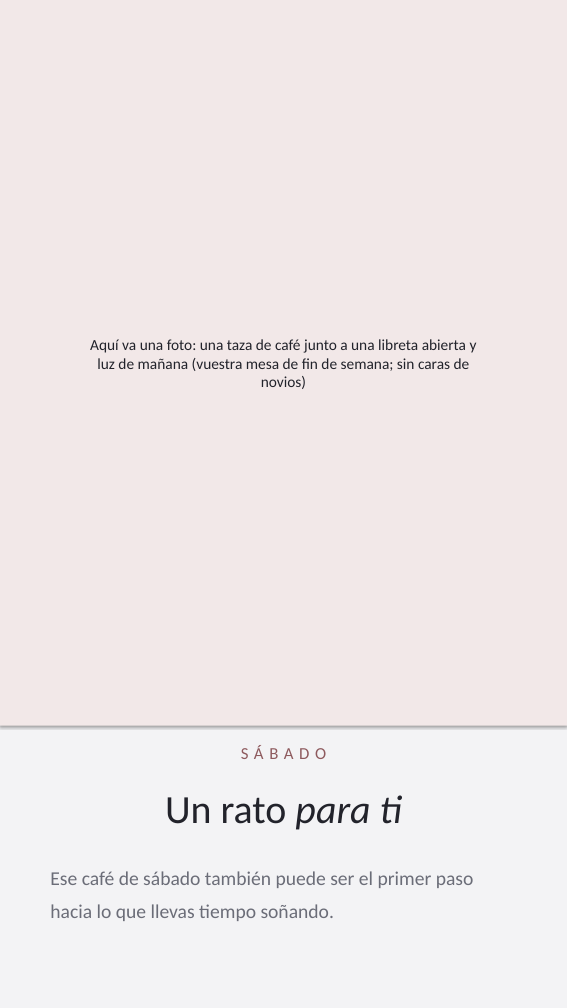
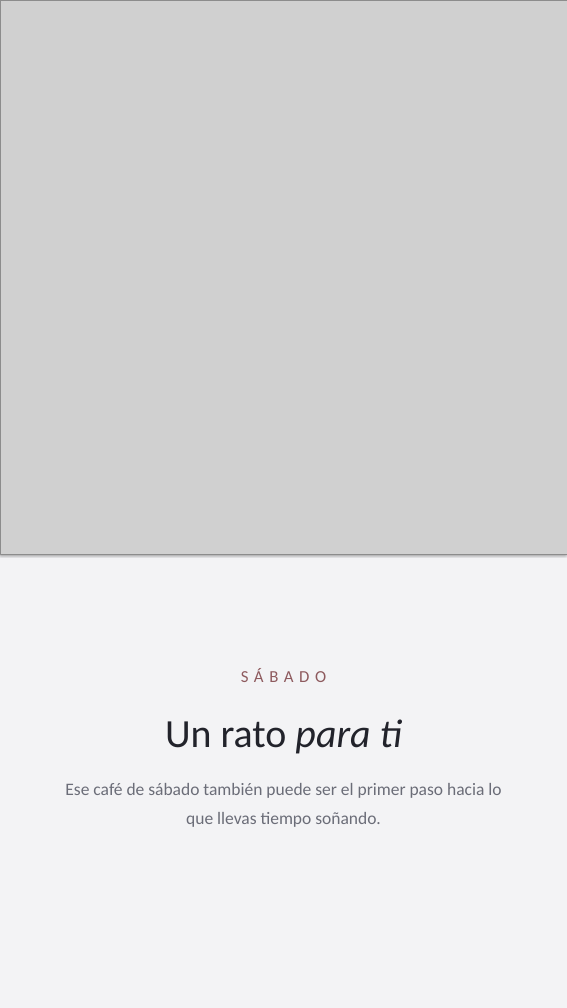
Before and after one commit to NDAEVENTS/NUBES-SCHOOL, a slide deck: slide 1 of public/ig/2026-10-31-listas/stories-canva.pptx. Drawn at 567x1008 pixels with LibreOffice and Linux fonts; fonts in the diff are those of the drawing; grey boxes stand for pictures. Boxes give left, top, right and bottom in pixels: in the first picture for what was removed or moved away, otherwise in the second. Text is boxed around its words. In the diff, an @@ line names an element or a change of style, - is before the commit and + after.

```diff
--- a/public/ig/2026-10-31-listas/stories-canva.pptx
+++ b/public/ig/2026-10-31-listas/stories-canva.pptx
@@ rectangle: place and size @@
-rectangle at box(0, 0, 567, 726)
+rectangle at box(0, 0, 567, 554)
@@ picture added at box(0, 0, 567, 554) @@
@@ text removed at box(90, 339, 477, 389) @@
-Aquí va una foto: una taza de café junto a una libreta abierta y luz de mañana (vuestra mesa de fin de semana; sin caras de novios)
@@ text "SÁBADO": place and size @@
-text "SÁBADO" at box(50, 746, 474, 921)
+text "SÁBADO" at box(65, 669, 501, 827)
@@ text at box(65, 783, 501, 827): size 28 to 25 pt in "Ese café de sábado también puede ser ..."; alignment left to centre; less space between paragraphs @@
```
Also in this commit, not shown: 4 other slides changed, 14 other files.
